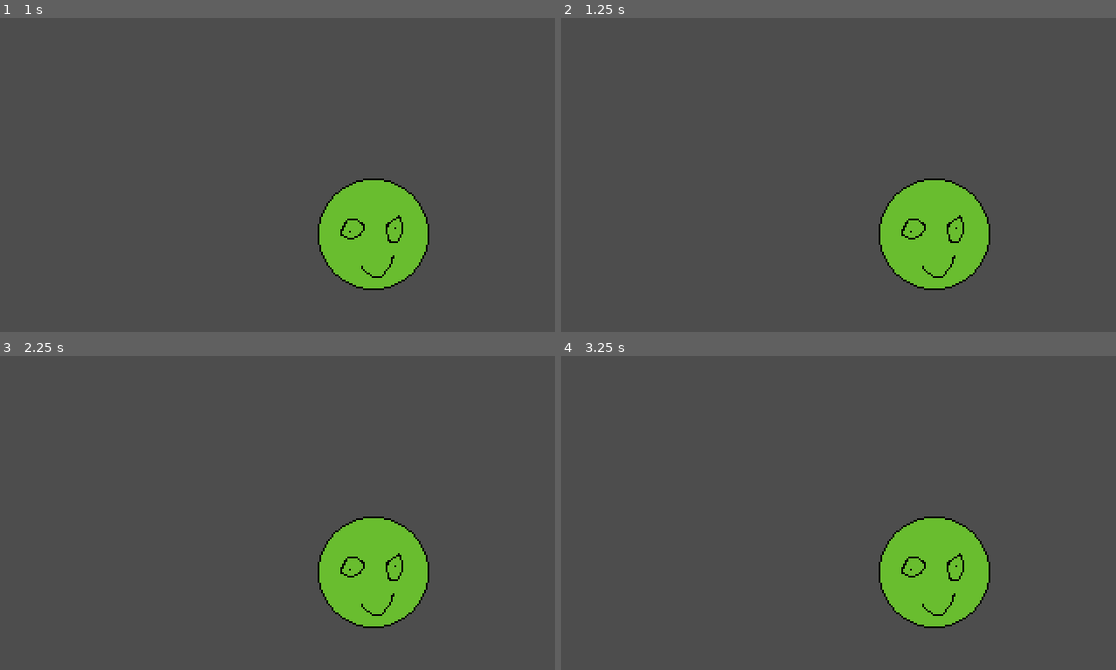
Above: before the commit, frames 1-4 (two rows, left to right).
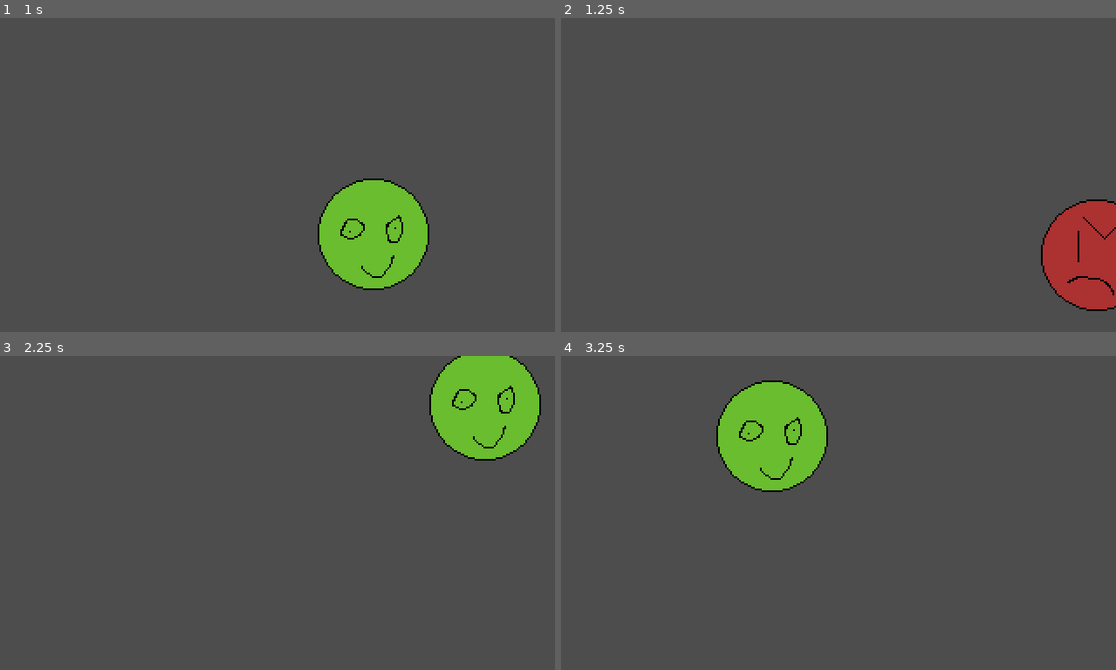
Above: after the commit, the same moments.

Repository: FawnTheDog/wario_ware_game
Game: Godot game, scene res://nodes/main.tscn
The game is run twice, just before and just after one commit, with the same random seed, the same clock (stepped at 60 frames per second) and the same inputs.
Inputs (mouse positions are in pixels of both pictures, inside the frame that each line leads up to):
- Up to frame 1 (1 s): tap Enter at 0.5 s; move the mouse to (399, 159) at 0.52 s; hold Right from 0.53 s (still down); click (399, 159) at 0.6 s
- Up to frame 2 (1.25 s): keep holding Right
- Up to frame 3 (2.25 s): move the mouse to (166, 528) at 1.27 s; release Right at 1.28 s; hold Down 1.28-2.03 s; tap Alt at 1.35 s; tap Space at 2 s; move the mouse to (333, 443) at 2.02 s; hold Right from 2.03 s (still down); tap Shift at 2.1 s
- Up to frame 4 (3.25 s): tap Enter at 2.75 s; move the mouse to (810, 575) at 2.77 s; release Right at 2.78 s; hold Up from 2.78 s (still down); click (810, 575) at 2.85 s

Frame 1 is identical in both runs. In frame 2, 9.6% of the frame differs, in the area x 57-100%, y 51-94%; in frame 3, 11%; in frame 4, 11%, in the area x 27-78%, y 7-87%.

Commit message:
finished clickigng game
started drawing a guy for catching game

Diff:
--- /dev/null
+++ b/nodes/food_catcher.tscn
@@ -0,0 +1,8 @@
+[gd_scene format=3 uid="uid://dbap6h4o5ykgk"]
+
+[ext_resource type="Texture2D" uid="uid://cyoty4a8p7yhj" path="res://assets/ugly_stick_guy.png" id="1_2dys8"]
+
+[node name="food_catcher" type="Node2D" unique_id=310336618]
+
+[node name="Sprite2D" type="Sprite2D" parent="." unique_id=2072795775]
+texture = ExtResource("1_2dys8")
--- a/nodes/smile.tscn
+++ b/nodes/smile.tscn
@@ -19,3 +19,5 @@
 shape = SubResource("CircleShape2D_b0uw2")
 
 [node name="cooldown" type="Timer" parent="." unique_id=1721031710]
+one_shot = true
+autostart = true
--- a/scripts/collision_shape_2d.gd
+++ b/scripts/collision_shape_2d.gd
@@ -1,11 +1,5 @@
 extends CollisionShape2D
 
 
-# Called when the node enters the scene tree for the first time.
-func _ready() -> void:
-	pass # Replace with function body.
-
-
-# Called every frame. 'delta' is the elapsed time since the previous frame.
-func _process(delta: float) -> void:
+func _process(_delta: float) -> void:
 	global_position = get_global_mouse_position()
--- a/scripts/smile.gd
+++ b/scripts/smile.gd
@@ -15,7 +15,7 @@
 	position()
 
 
-func _physics_process(delta: float) -> void:
+func _physics_process(_delta: float) -> void:
 	if Input.is_action_just_pressed("click") and self.has_overlapping_areas():
 		if sprite.frame == 0:
 			pass
Binary file added: assets/ugly_stick_guy.png
Not shown, added: assets/ugly_stick_guy.png.import
